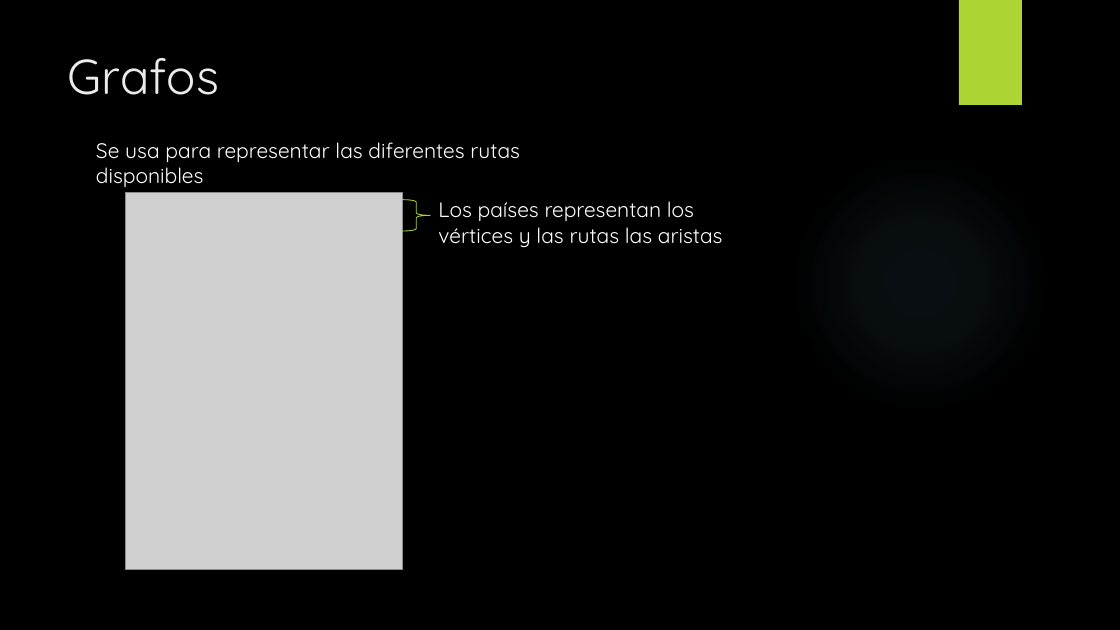
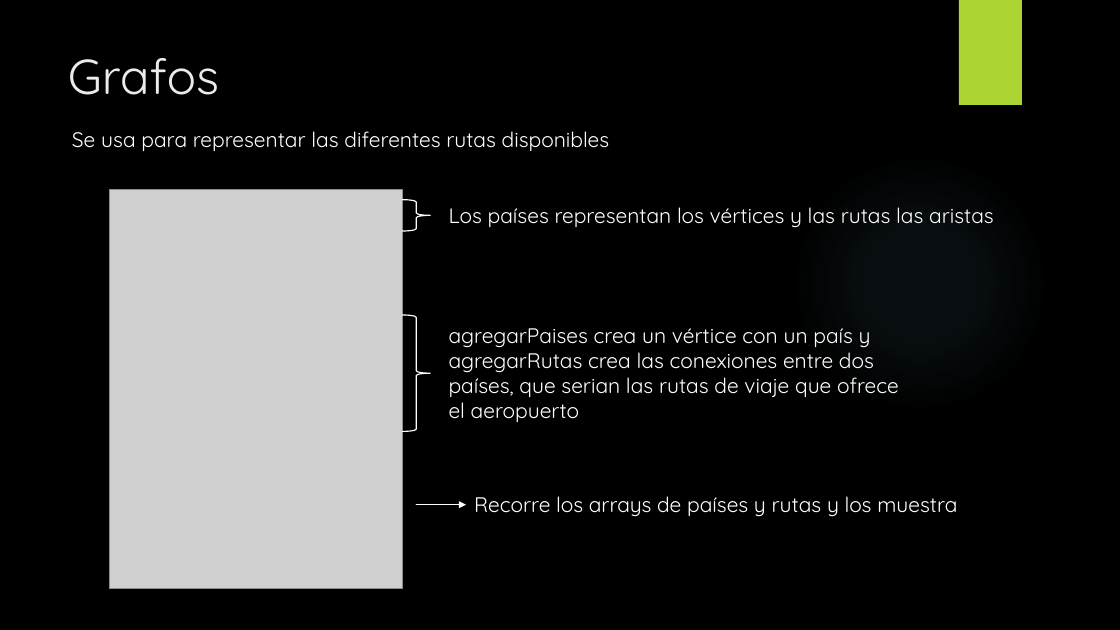
Before and after one commit to Arnold-R-T/Tercer-Corte, a slide deck: slide 8 of Taller Final/Taller Final Aeropuerto, Arnold Edward.pptx. Drawn at 1120x630 pixels with LibreOffice and Linux fonts; fonts in the diff are those of the drawing; grey boxes stand for pictures; background and template pictures are left out. Boxes give left, top, right and bottom in pixels: in the first picture for what was removed or moved away, otherwise in the second. Text is boxed around its words. In the diff, an @@ line names an element or a change of style, - is before the commit and + after.

```diff
--- a/Taller Final/Taller Final Aeropuerto, Arnold Edward.pptx
+++ b/Taller Final/Taller Final Aeropuerto, Arnold Edward.pptx
@@ text "Se usa para representar las ..." rewrapped from [96,142,520,187] to [72,131,610,151] @@
@@ picture: place and size @@
-picture at [126,193,402,570]
+picture at [109,190,402,589]
@@ right brace at [402,200,430,231]: outline #ACD433 0.75 pt to #FFFFFF 1 pt @@
@@ text "Los países representan los vértices ..." rewrapped from [438,201,723,247] to [449,207,994,228] @@
@@ right brace added at [402,315,430,432], outline #FFFFFF 1 pt @@
@@ text added at [449,328,899,422], 18 pt, text #FFFFFF @@
+agregarPaises crea un vértice con un país y
+agregarRutas crea las conexiones entre dos
+países, que serian las rutas de viaje que ofrece
+el aeropuerto
@@ arrow added from (417, 505) to (466, 505), #FFFFFF 1 pt @@
@@ text added at [474,496,957,517], 18 pt, text #FFFFFF @@
+Recorre los arrays de países y rutas y los muestra
```
Also in this commit, not shown: 5 other slides changed, 2 slides added, 3 slides removed.
